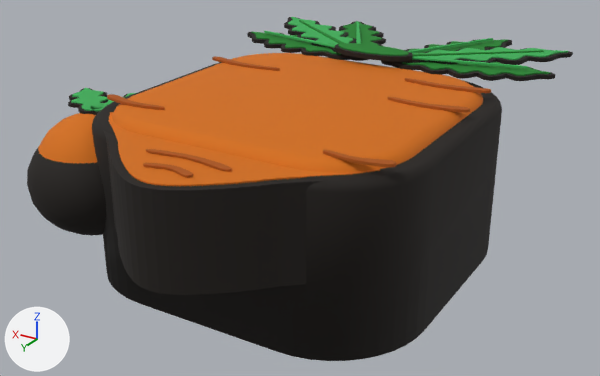
The FBX model assets/skins/roblox/corpo/individual/body_cenoura.fbx: old version first, new version second.
Rendered twice from a camera (50 mm lens) standing at (-4.69, 7.88, 3.78) and looking at (0.16, -0.19, -0.26). The axes (+X, +Y, +Z) are drawn at lower left. The lights are the same throughout. The first picture is the older version. Where no turn or scale is listed for an object, it has been applied to the vertices.

The older version as bpy lines, for what is in view:
```python
me_body_cenoura_corpo_002 = bpy.data.meshes.new('body_cenoura_corpo.002')
me_body_cenoura_corpo_002.from_pydata(...)  # 2562 vertices, 5000 faces; spans x -2.27..2.27, y -3.73..2.81, z -1.0..1.17
me_body_cenoura_corpo_002.materials.append(mat_corpo_palette)  # picture img_corpo_palette_png
me_body_cenoura_mao_002 = bpy.data.meshes.new('body_cenoura_mao.002')
me_body_cenoura_mao_002.from_pydata(...)  # 762 vertices, 1500 faces; spans x -0.75..0.75, y -1.03..0.75, z -0.77..0.69
me_body_cenoura_mao_002.materials.append(mat_corpo_palette)  # picture img_corpo_palette_png
ob_body_cenoura_corpo = bpy.data.objects.new('body_cenoura_corpo', me_body_cenoura_corpo_002)
ob_body_cenoura_corpo.location = (0.0, 0.0, 0.0)
ob_body_cenoura_mao = bpy.data.objects.new('body_cenoura_mao', me_body_cenoura_mao_002)
ob_body_cenoura_mao.location = (1.95, 1.45, 0.2)
```
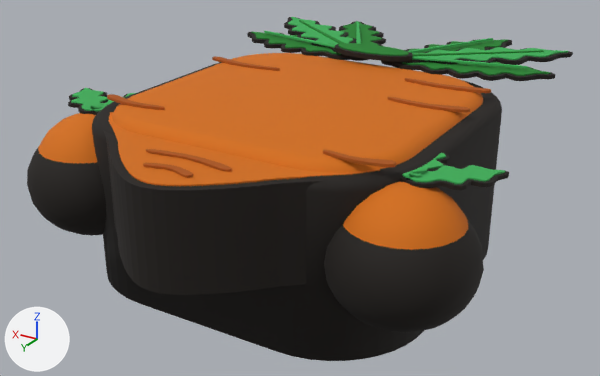
Location of each change, (x1, y1, x2, y2) in pixels of the pictures (600 x 376 px):
'body_cenoura_mao_esq', added: after (324, 152, 509, 332)

The edits, one by one:
Mesh me_body_cenoura_mao_esq_002 is new.
It has 762 vertices, 1500 faces and spans x -0.75..0.75, y -1.03..0.75, z -0.77..0.68.
It uses material mat_corpo_palette (picture img_corpo_palette_png).
Object 'body_cenoura_mao_esq' (ob_body_cenoura_mao_esq) is new; it shows me_body_cenoura_mao_esq_002.
Its location is (-1.95, 1.45, 0.2).
